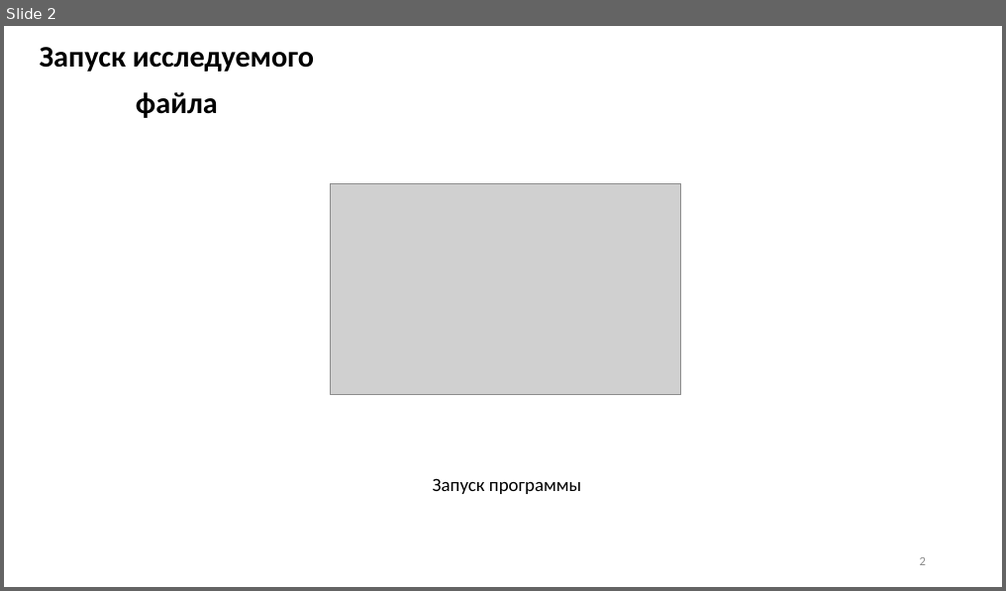
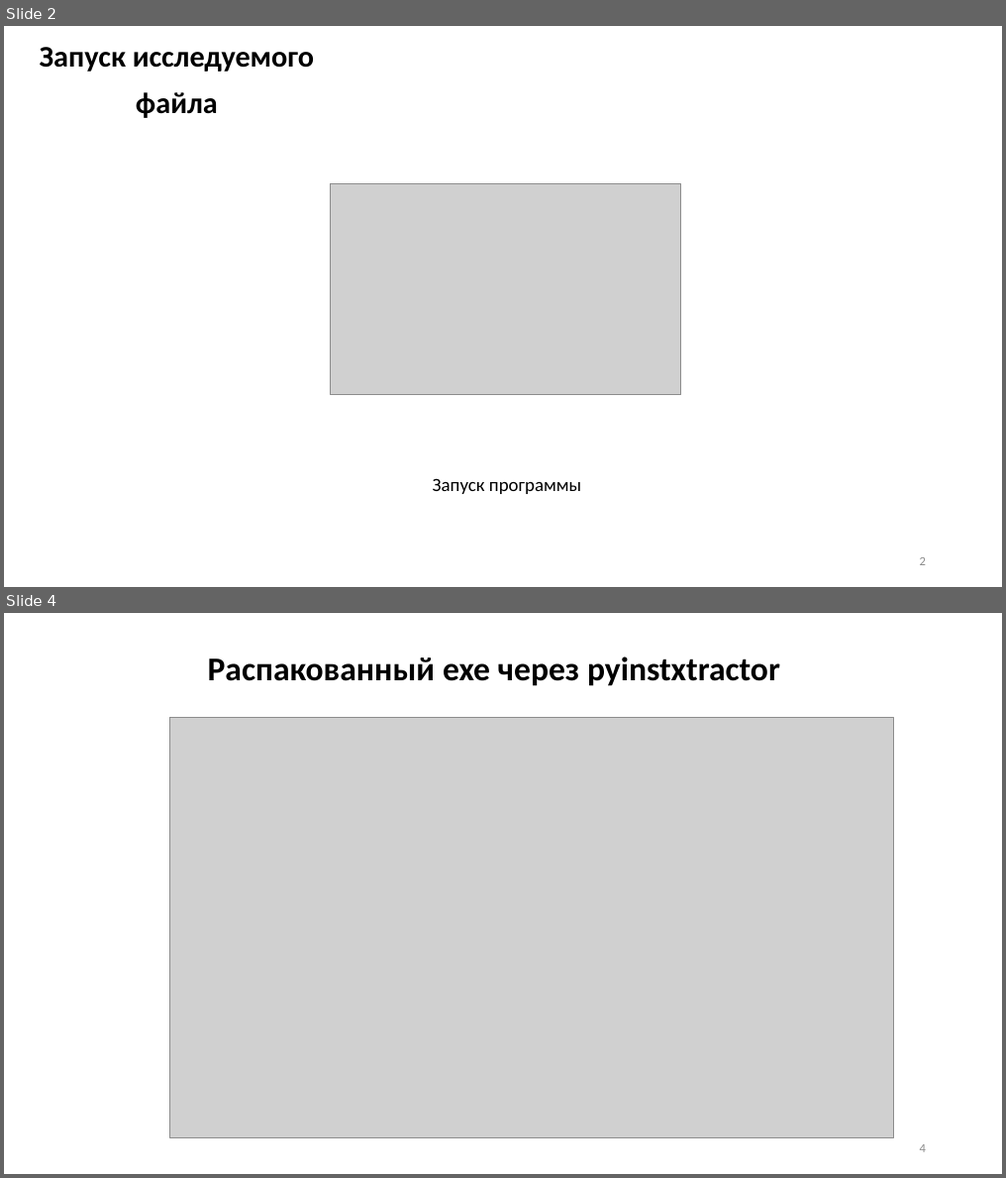
Before and after one commit to IgorKruchinin/Reverse_engineering, a slide deck: ЛР_5_Бикбавов_Кручинин.pptx. Shown one above the other, each under a label of ours: slide 2 before the commit, slides 2 and 4 after it; the slides between them are not shown. The pictures are 1006x591 and 1006x1178 pixels, drawn with LibreOffice and Linux fonts; fonts in the diff are those of the drawing; grey boxes stand for pictures. Boxes give left, top, right and bottom in pixels: in the first picture for what was removed or moved away, otherwise in the second. Text is boxed around its words. In the diff, an @@ line names an element or a change of style, - is before the commit and + after.

```diff
--- a/ЛР_5_Бикбавов_Кручинин.pptx
+++ b/ЛР_5_Бикбавов_Кручинин.pptx
@@ slide 4 added at (x1=4, y1=613, x2=1002, y2=1174), background #FFFFFF @@
@@ title added at (x1=208, y1=657, x2=780, y2=686), 32 pt, text #000000, bold @@
+Распакованный exe через pyinstxtractor
@@ picture added at (x1=169, y1=718, x2=893, y2=1139) @@
@@ page number added at (x1=920, y1=1145, x2=926, y2=1153), 12 pt, text #8C8C8C @@
+4
```
Also in this commit, not shown: 3 slides changed, 5 slides removed.
